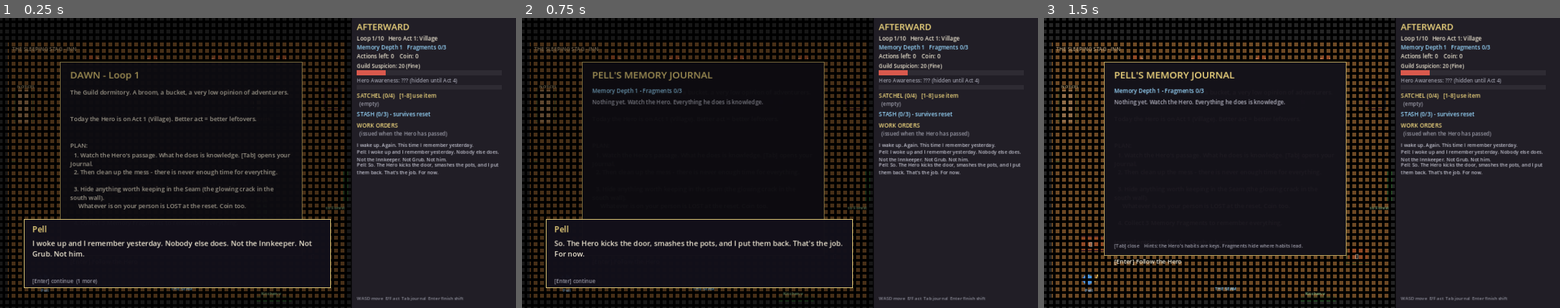
Above: before the commit, frames 1-3 (left to right).
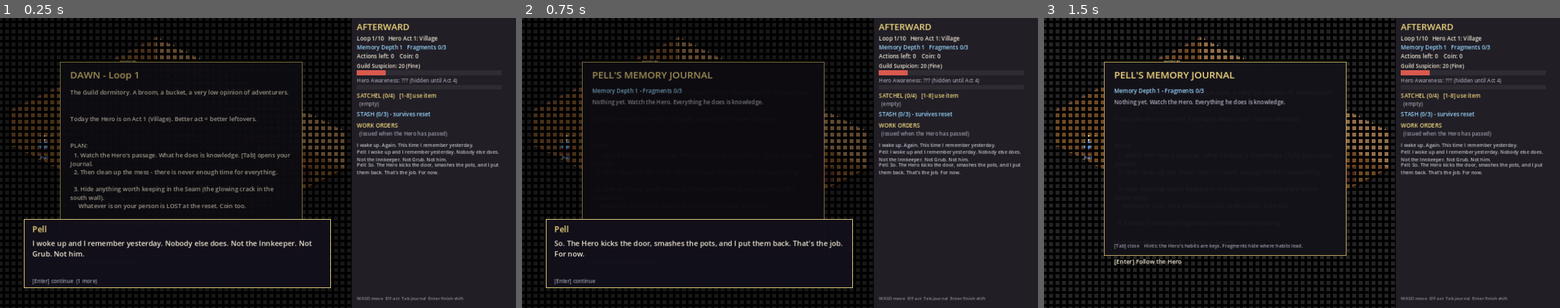
Above: after the commit, the same moments.

Repository: LerkaHalerka/NPC-game
Game: Godot game, scene res://main.tscn
The game is run twice, just before and just after one commit, with the same random seed, the same clock (stepped at 60 frames per second) and the same inputs.
Inputs:
- Up to frame 1 (0.25 s): no input
- Up to frame 2 (0.75 s): tap Enter at 0.5 s; hold D from 0.53 s (still down); tap Tab at 0.6 s
- Up to frame 3 (1.5 s): tap Space at 0.77, 1.25 s; release D at 1.28 s; hold S from 1.28 s (still down); tap Enter at 1.35 s

The runs differ from the first frame. In frame 1, 5.2% of the frame differs, in the area x 1-67%, y 6-97%; in frame 2, 5.2%; in frame 3, 9.0%, in the area x 1-68%, y 6-98%.

Commit message:
Switch drawing to a 2:1 isometric view
Co-Authored-By: Claude Sonnet 5.5 <noreply@anthropic.com>
Claude-Session: https://claude.ai/code/session_013qnoERB8C8baLYTdigbmcm

Diff:
--- a/scripts/main.gd
+++ b/scripts/main.gd
@@ -1086,7 +1086,9 @@
 			if Input.is_physical_key_pressed(KEY_D) or Input.is_physical_key_pressed(KEY_RIGHT):
 				v.x += 1
 			if phase != Phase.DAWN:
-				move_pell(v.normalized() * PELL_SPEED * delta)
+				# keys are screen-relative in the isometric view: W = up-screen = (-1,-1) in room space
+				var wd: Vector2 = Vector2(v.x + v.y, v.y - v.x)
+				move_pell(wd.normalized() * PELL_SPEED * delta)
 				check_doorways()
 	if phase == Phase.PASSAGE and menu == "" and not show_journal and dialogue.is_empty():
 		var hdt: float = delta * (3.0 if Input.is_physical_key_pressed(KEY_SPACE) else 1.0)
@@ -1198,43 +1200,288 @@
 	txt(r.position + Vector2(20, 158), "[Enter] continue" + more, 13, Color(0.6, 0.6, 0.65))
 
 
+# =========================================================== isometric drawing
+## Gameplay (movement, collision, reach) stays in flat room coordinates.
+## Only drawing projects them to a 2:1 isometric view.
+
+const ISO_A := 0.56
+const ISO_B := 0.28
+const ISO_ORIGIN := Vector2(388.0, 140.0)  # screen position of the room's north corner
+const WALL_H := 90.0
+
+
+func iso(p: Vector2, h: float = 0.0) -> Vector2:
+	var q: Vector2 = p - ROOM.position
+	return ISO_ORIGIN + Vector2((q.x - q.y) * ISO_A, (q.x + q.y) * ISO_B - h)
+
+
+func shade(c: Color, f: float) -> Color:
+	return Color(c.r * f, c.g * f, c.b * f, c.a)
+
+
+func d_poly(pts: Array, c: Color) -> void:
+	if shapes_on:
+		cv.draw_colored_polygon(PackedVector2Array(pts), c)
+
+
+func ellipse_pts(c: Vector2, rx: float, ry: float) -> Array:
+	var pts: Array = []
+	for i in 16:
+		var a: float = TAU * float(i) / 16.0
+		pts.append(c + Vector2(cos(a) * rx, sin(a) * ry))
+	return pts
+
+
+func cuboid(center: Vector2, size: Vector2, h: float, top: Color, z0: float = 0.0, outline: bool = true) -> void:
+	var x0: float = center.x - size.x / 2.0
+	var x1: float = center.x + size.x / 2.0
+	var y0: float = center.y - size.y / 2.0
+	var y1: float = center.y + size.y / 2.0
+	d_poly([iso(Vector2(x0, y1), h), iso(Vector2(x1, y1), h), iso(Vector2(x1, y1), z0), iso(Vector2(x0, y1), z0)], shade(top, 0.74))
+	d_poly([iso(Vector2(x1, y1), h), iso(Vector2(x1, y0), h), iso(Vector2(x1, y0), z0), iso(Vector2(x1, y1), z0)], shade(top, 0.52))
+	var tp: Array = [iso(Vector2(x0, y0), h), iso(Vector2(x1, y0), h), iso(Vector2(x1, y1), h), iso(Vector2(x0, y1), h)]
+	d_poly(tp, top)
+	if outline and shapes_on:
+		tp.append(tp[0])
+		cv.draw_polyline(PackedVector2Array(tp), shade(top, 0.35), 1.0)
+
+
+func cylinder(center: Vector2, r: float, h: float, top: Color) -> void:
+	var c0: Vector2 = iso(center)
+	var rx: float = r * ISO_A * 1.414
+	var ry: float = r * ISO_B * 1.414
+	var side: Color = shade(top, 0.65)
+	d_poly(ellipse_pts(c0, rx, ry), side)
+	d_poly([c0 + Vector2(-rx, 0), c0 + Vector2(rx, 0), c0 + Vector2(rx, -h), c0 + Vector2(-rx, -h)], side)
+	d_poly(ellipse_pts(c0 + Vector2(0, -h), rx, ry), top)
+
+
+func person(p: Vector2, body: Color, r: float, tall: float) -> void:
+	var c: Vector2 = iso(p)
+	d_poly(ellipse_pts(c, r * 1.5, r * 0.75), Color(0, 0, 0, 0.35))
+	d_circle(c + Vector2(0, -tall * 0.45), r, body)
+	d_circle(c + Vector2(0, -tall), r * 0.7, Color(0.98, 0.85, 0.7))
+
+
 func draw_world() -> void:
 	var inn: bool = cur_room == "inn"
-	box(ROOM, Color(0.36, 0.27, 0.19) if inn else Color(0.42, 0.42, 0.45), Color(0.15, 0.1, 0.07))
-	for i in range(1, 8):
-		d_line(Vector2(ROOM.position.x, ROOM.position.y + i * 80), Vector2(ROOM.end.x, ROOM.position.y + i * 80), Color(0.3, 0.22, 0.15) if inn else Color(0.33, 0.33, 0.36), 1.0)
-	txt(Vector2(30, 82), "THE SLEEPING STAG - INN" if inn else "INN KITCHEN", 13, Color(0.7, 0.6, 0.45))
-	if inn:
-		d_circle(GRUB_SPAWN, 26.0, Color(0.3, 0.22, 0.15))
-		txt(GRUB_SPAWN + Vector2(-22, 44), "(spawn)", 11, Color(0.55, 0.45, 0.35))
-		box(Rect2(ROOM.end.x - 8, 380, 10, 80), Color(0.2, 0.3, 0.2))
-		txt(Vector2(ROOM.end.x - 52, 475), "to Forest", 11, Color(0.55, 0.7, 0.5))
-		box(Rect2(DOORWAY_X - 45, ROOM.end.y - 6, 90, 8), Color(0.2, 0.3, 0.2))
-		txt(Vector2(DOORWAY_X - 32, ROOM.end.y - 12), "Kitchen v", 11, Color(0.6, 0.8, 0.55))
-	else:
-		box(Rect2(DOORWAY_X - 45, ROOM.position.y - 2, 90, 8), Color(0.2, 0.3, 0.2))
-		txt(Vector2(DOORWAY_X - 22, ROOM.position.y + 20), "Inn ^", 11, Color(0.6, 0.8, 0.55))
+	var floor_col: Color = Color(0.46, 0.32, 0.2) if inn else Color(0.5, 0.5, 0.5)
+	var wall_col: Color = Color(0.6, 0.45, 0.32) if inn else Color(0.66, 0.66, 0.66)
+	draw_room_shell(floor_col, wall_col, inn)
+	var items: Array = []
 	for id in objs:
-		if objs[id].room == cur_room:
-			draw_obj(objs[id])
+		var o: Dictionary = objs[id]
+		if o.room != cur_room or o.type == "door":
+			continue
+		if o.type in ["counter", "stove", "ktable", "innkeeper"]:
+			# long furniture is drawn in chunks so people can walk in front of / behind it
+			var long_x: bool = o.size.x >= o.size.y
+			var n: int = maxi(1, ceili((o.size.x if long_x else o.size.y) / 56.0))
+			for k in n:
+				var f: float = (float(k) + 0.5) / float(n) - 0.5
+				var cc: Vector2 = o.pos + (Vector2(o.size.x * f, 0) if long_x else Vector2(0, o.size.y * f))
+				var cs: Vector2 = Vector2(o.size.x / float(n), o.size.y) if long_x else Vector2(o.size.x, o.size.y / float(n))
+				items.append({"d": cc.x + cc.y + (cs.x + cs.y) * 0.5, "k": "chunk", "o": o, "c": cc, "s": cs})
+		else:
+			items.append({"d": o.pos.x + o.pos.y + (o.size.x + o.size.y) * 0.5, "k": "obj", "o": o})
 	for fi in floor_items:
 		if fi.room == cur_room:
-			draw_floor_item(fi)
+			items.append({"d": fi.pos.x + fi.pos.y, "k": "floor", "f": fi})
 	if phase == Phase.PASSAGE and hero_room == cur_room:
-		d_circle(hero_pos, 17.0, Color(0.95, 0.8, 0.2))
-		d_circle(hero_pos + Vector2(0, -22), 9.0, Color(0.98, 0.88, 0.7))
-		txt(hero_pos + Vector2(-16, 36), "HERO", 11, Color(1, 0.9, 0.4))
+		items.append({"d": hero_pos.x + hero_pos.y + 2.0, "k": "hero"})
 	if not in_cart:
-		d_circle(pell, 13.0, Color(0.3, 0.55, 0.85))
-		d_line(pell + Vector2(10, 12), pell + Vector2(26, -14), Color(0.8, 0.65, 0.3), 3.0)
-		txt(pell + Vector2(-9, 30), "Pell", 11, Color(0.6, 0.8, 1))
+		items.append({"d": pell.x + pell.y + 2.0, "k": "pell"})
+	items.sort_custom(func(a: Dictionary, b: Dictionary) -> bool: return a.d < b.d)
+	for it in items:
+		match it.k:
+			"obj":
+				draw_obj(it.o)
+			"chunk":
+				draw_chunk(it.o, it.c, it.s)
+			"floor":
+				draw_floor_item(it.f)
+			"hero":
+				person(hero_pos, Color(0.95, 0.8, 0.2), 12.0, 40.0)
+			"pell":
+				person(pell, Color(0.3, 0.55, 0.85), 10.0, 32.0)
+				d_line(iso(pell) + Vector2(8, -12), iso(pell) + Vector2(20, -38), Color(0.8, 0.65, 0.3), 3.0)
+	draw_marker()
+	draw_labels()
+
+
+func draw_room_shell(floor_col: Color, wall_col: Color, inn: bool) -> void:
+	var r0: Vector2 = ROOM.position
+	var W: float = ROOM.size.x
+	var Hh: float = ROOM.size.y
+	d_poly([iso(r0), iso(r0 + Vector2(W, 0)), iso(r0 + Vector2(W, 0), WALL_H), iso(r0, WALL_H)], shade(wall_col, 0.86))
+	d_poly([iso(r0), iso(r0 + Vector2(0, Hh)), iso(r0 + Vector2(0, Hh), WALL_H), iso(r0, WALL_H)], shade(wall_col, 0.62))
+	d_line(iso(r0, WALL_H), iso(r0 + Vector2(W, 0), WALL_H), shade(wall_col, 1.1), 3.0)
+	d_line(iso(r0, WALL_H), iso(r0 + Vector2(0, Hh), WALL_H), shade(wall_col, 0.8), 3.0)
+	for i in 11:
+		for j in 8:
+			var x0: float = float(i) * 80.0
+			var y0: float = float(j) * 80.0
+			var x1: float = minf(x0 + 80.0, W)
+			var y1: float = minf(y0 + 80.0, Hh)
+			var col: Color = floor_col if (i + j) % 2 == 0 else shade(floor_col, 0.9)
+			d_poly([iso(r0 + Vector2(x0, y0)), iso(r0 + Vector2(x1, y0)), iso(r0 + Vector2(x1, y1)), iso(r0 + Vector2(x0, y1))], col)
+	var edge: Color = Color(0.1, 0.07, 0.05)
+	d_line(iso(r0 + Vector2(W, 0)), iso(r0 + Vector2(W, Hh)), edge, 3.0)
+	d_line(iso(r0 + Vector2(0, Hh)), iso(r0 + Vector2(W, Hh)), edge, 3.0)
+	if inn:
+		var d: Dictionary = objs.get("door", {})
+		if not d.is_empty():
+			var ok: bool = d.state == "ok"
+			var dy0: float = d.pos.y - 40.0
+			var dy1: float = d.pos.y + 40.0
+			d_poly([iso(Vector2(r0.x, dy0)), iso(Vector2(r0.x, dy1)), iso(Vector2(r0.x, dy1), 66.0), iso(Vector2(r0.x, dy0), 66.0)], Color(0.5, 0.33, 0.16) if ok else Color(0.22, 0.13, 0.09))
+			if not ok:
+				d_line(iso(Vector2(r0.x, dy0 + 10), 60.0), iso(Vector2(r0.x, dy1 - 14), 14.0), Color(0.05, 0.03, 0.02), 2.0)
+		d_poly(ellipse_pts(iso(GRUB_SPAWN), 40.0, 20.0), shade(floor_col, 0.7))
+		d_poly([iso(Vector2(ROOM.end.x - 14, 380)), iso(Vector2(ROOM.end.x, 380)), iso(Vector2(ROOM.end.x, 460)), iso(Vector2(ROOM.end.x - 14, 460))], Color(0.25, 0.45, 0.25))
+		d_poly([iso(Vector2(DOORWAY_X - 45, ROOM.end.y - 14)), iso(Vector2(DOORWAY_X + 45, ROOM.end.y - 14)), iso(Vector2(DOORWAY_X + 45, ROOM.end.y)), iso(Vector2(DOORWAY_X - 45, ROOM.end.y))], Color(0.25, 0.45, 0.25))
+		d_line(iso(Vector2(390, 684)), iso(Vector2(510, 684)), Color(0.3, 0.55, 0.8), 6.0)
+		d_line(iso(Vector2(390, 684)), iso(Vector2(510, 684)), Color(0.75, 0.93, 1.0), 2.0)
+	else:
+		d_poly([iso(Vector2(DOORWAY_X - 45, r0.y)), iso(Vector2(DOORWAY_X + 45, r0.y)), iso(Vector2(DOORWAY_X + 45, r0.y), 66.0), iso(Vector2(DOORWAY_X - 45, r0.y), 66.0)], Color(0.22, 0.4, 0.22))
+
+
+func draw_chunk(o: Dictionary, c: Vector2, s: Vector2) -> void:
+	match o.type:
+		"counter":
+			cuboid(c, s, 30.0, Color(0.42, 0.42, 0.42))
+		"stove":
+			cuboid(c, s, 56.0, Color(0.3, 0.3, 0.3))
+		"ktable":
+			cuboid(c, s, 26.0, Color(0.5, 0.4, 0.3))
+		"innkeeper":
+			cuboid(c, s, 30.0, Color(0.42, 0.26, 0.14))
+			if c.distance_to(o.pos) < 30.0:
+				person(o.pos + Vector2(0, -34), Color(0.7, 0.3, 0.3), 10.0, 36.0)
+
+
+func draw_obj(o: Dictionary) -> void:
+	var p: Vector2 = o.pos
+	match o.type:
+		"pot":
+			if o.state == "full":
+				cylinder(p, 17.0, 30.0, Color(0.68, 0.42, 0.26))
+			else:
+				cylinder(p, 17.0, 7.0, Color(0.3, 0.2, 0.14))
+				d_line(iso(p + Vector2(-12, 12), 2.0), iso(p + Vector2(14, -10), 8.0), Color(0.5, 0.3, 0.2), 3.0)
+		"chest":
+			var open: bool = o.state == "open"
+			if open:
+				cuboid(p, o.size, 16.0, Color(0.2, 0.13, 0.08))
+				cuboid(p + Vector2(0, -22), Vector2(o.size.x, 6.0), 36.0, Color(0.45, 0.3, 0.14), 10.0)
+			else:
+				cuboid(p, o.size, 22.0, Color(0.55, 0.38, 0.17))
+				d_line(iso(p + Vector2(0, -o.size.y / 2.0), 22.0), iso(p + Vector2(0, o.size.y / 2.0), 22.0), Color(0.85, 0.7, 0.25), 3.0)
+		"grub":
+			var c: Vector2 = iso(p)
+			d_poly(ellipse_pts(c, 20.0, 10.0), Color(0, 0, 0, 0.35))
+			var gc: Color = Color(0.4, 0.72, 0.3) if o.state == "ok" else Color(0.3, 0.45, 0.25)
+			d_circle(c + Vector2(0, -12), 14.0, gc)
+			d_circle(c + Vector2(-5, -15), 2.0, Color(0.05, 0.1, 0.02))
+			d_circle(c + Vector2(5, -15), 2.0, Color(0.05, 0.1, 0.02))
+		"board":
+			cuboid(p, o.size, 66.0, Color(0.52, 0.38, 0.22), 14.0)
+			cuboid(p + Vector2(0, 0), Vector2(6.0, 8.0), 14.0, Color(0.35, 0.25, 0.15))
+			if o.state != "empty":
+				d_poly([iso(p + Vector2(8, -12), 52.0), iso(p + Vector2(8, 12), 52.0), iso(p + Vector2(8, 12), 30.0), iso(p + Vector2(8, -12), 30.0)], Color(0.96, 0.93, 0.8))
+		"barrel":
+			cylinder(p, 18.0, 42.0, Color(0.5, 0.33, 0.16))
+			if o.state == "kicked":
+				d_line(iso(p + Vector2(30, 24), 0.0), iso(p + Vector2(34, -24), 60.0), Color(0.6, 0.88, 1.0), 4.0)
+		"table":
+			cuboid(p, o.size, 26.0, Color(0.52, 0.36, 0.2))
+			if o.state == "gift":
+				cuboid(p, Vector2(18.0, 18.0), 12.0, Color(0.85, 0.3, 0.4), 26.0)
+		"cart":
+			cuboid(p, o.size, 22.0, Color(0.4, 0.46, 0.52))
+			cuboid(p, o.size - Vector2(10, 8), 10.0, Color(0.22, 0.25, 0.3), 14.0, false)
+
+
+func draw_floor_item(fi: Dictionary) -> void:
+	var it: Dictionary = fi.item
+	var col: Color = Color(1, 0.85, 0.2) if it.kind == "coin" else Color(0.9, 0.9, 1.0)
+	if it.kind == "knowledge":
+		col = Color(0.7, 1.0, 0.8)
+	cuboid(fi.pos, Vector2(14, 14), 8.0, col)
+
+
+func draw_marker() -> void:
+	## Bobbing arrow over the thing the E / F prompt refers to.
+	if not (phase == Phase.SHIFT or phase == Phase.PASSAGE):
+		return
+	for t in reach_list():
+		var lb: Array = labels(t)
+		if lb[0] == "" and lb[1] == "":
+			continue
+		var pos: Vector2 = t.ref.pos
+		var top: float = 70.0 if t.kind == "obj" else 24.0
+		var bob: float = sin(float(Time.get_ticks_msec()) / 160.0) * 3.0
+		var a: Vector2 = iso(pos, top + 14.0) + Vector2(0, bob)
+		d_poly([a + Vector2(-8, -10), a + Vector2(8, -10), a], Color(1, 0.92, 0.3))
+		return
+
+
+func draw_labels() -> void:
+	for id in objs:
+		var o: Dictionary = objs[id]
+		if o.room != cur_room:
+			continue
+		var p: Vector2 = o.pos
+		match o.type:
+			"pot":
+				if o.state == "broken" and phase == Phase.SHIFT:
+					txt(iso(p, 20.0) + Vector2(-20, 0), "broken", 11, Color(0.95, 0.5, 0.4))
+			"chest":
+				if o.state == "open" and o.item != null:
+					txt(iso(p, 52.0) + Vector2(-40, 0), String(o.item.name), 11, Color(1, 0.9, 0.5))
+				if o.gap:
+					txt(iso(p, 40.0) + Vector2(-16, 0), "GAP!", 12, Color(1, 0.4, 0.4))
+			"door":
+				if o.state == "broken":
+					txt(iso(Vector2(ROOM.position.x, p.y), 76.0) + Vector2(-14, 0), "broken", 11, Color(0.95, 0.5, 0.4))
+			"grub":
+				txt(iso(p, 34.0) + Vector2(-18, 0), "Grub" + (" (out cold)" if o.state == "out" else ""), 11, Color(0.7, 0.95, 0.6))
+			"board":
+				txt(iso(p, 84.0) + Vector2(-24, 0), "NOTICES", 10, Color(0.9, 0.8, 0.55))
+			"barrel":
+				if o.state == "kicked":
+					txt(iso(p, 70.0) + Vector2(-14, 0), "crack", 11, Color(0.6, 0.88, 1.0))
+			"table":
+				txt(iso(p, 40.0) + Vector2(-26, 0), "gift table" if o.state == "empty" else "gift!", 11, Color(0.95, 0.85, 0.65))
+			"cart":
+				txt(iso(p, 30.0) + Vector2(-14, 0), "CART", 11, Color(0.85, 0.9, 0.95))
+			"innkeeper":
+				txt(iso(p + Vector2(0, -34), 58.0) + Vector2(-44, 0), "INNKEEPER'S BAR", 11, Color(1, 0.88, 0.6))
+			"counter", "stove", "ktable":
+				txt(iso(p, 56.0 if o.type == "stove" else 40.0) + Vector2(-24, 0), String(o.type).to_upper(), 10, Color(0.85, 0.85, 0.9))
+	for fi in floor_items:
+		if fi.room == cur_room and pell.distance_to(fi.pos) < 120.0:
+			txt(iso(fi.pos, 22.0) + Vector2(-30, 0), String(fi.item.name), 11, Color(1, 1, 1))
+	if cur_room == "inn":
+		txt(iso(Vector2(450, 684), 4.0) + Vector2(-26, 22), "THE SEAM", 11, Color(0.7, 0.92, 1.0))
+		txt(iso(Vector2(DOORWAY_X, ROOM.end.y), 0.0) + Vector2(-26, 18), "Kitchen v", 11, Color(0.7, 0.9, 0.6))
+		txt(iso(Vector2(ROOM.end.x, 420), 0.0) + Vector2(-14, 24), "to Forest", 11, Color(0.6, 0.8, 0.55))
+		txt(iso(ROOM.position, 0.0) + Vector2(20, 0), "THE SLEEPING STAG - INN", 13, Color(0.85, 0.75, 0.6))
+	else:
+		txt(iso(Vector2(DOORWAY_X, ROOM.position.y), 74.0) + Vector2(-14, 0), "Inn ^", 11, Color(0.7, 0.9, 0.6))
+		txt(iso(ROOM.position, 0.0) + Vector2(20, 0), "INN KITCHEN", 13, Color(0.85, 0.8, 0.7))
+	if phase == Phase.PASSAGE and hero_room == cur_room:
+		txt(iso(hero_pos, 44.0) + Vector2(-16, 14), "HERO", 11, Color(1, 0.9, 0.4))
+	if not in_cart:
+		txt(iso(pell, 0.0) + Vector2(-9, 20), "Pell", 11, Color(0.6, 0.8, 1))
 
 
 func draw_world_hud() -> void:
 	## Crisp (non-pixelated) bits that sit on top of the world.
 	if phase == Phase.PASSAGE and hero_room == cur_room and bark_time > 0.0:
-		box(Rect2(hero_pos + Vector2(-8, -78), Vector2(font.get_string_size(bark_text, HORIZONTAL_ALIGNMENT_LEFT, -1, 13).x + 14, 24)), Color(1, 1, 1, 0.92))
-		txt(hero_pos + Vector2(-1, -61), bark_text, 13, Color(0.1, 0.1, 0.1))
+		var bp: Vector2 = iso(hero_pos, 66.0)
+		box(Rect2(bp + Vector2(-8, -24), Vector2(font.get_string_size(bark_text, HORIZONTAL_ALIGNMENT_LEFT, -1, 13).x + 14, 24)), Color(1, 1, 1, 0.92))
+		txt(bp + Vector2(-1, -7), bark_text, 13, Color(0.1, 0.1, 0.1))
 	if phase == Phase.SHIFT or phase == Phase.PASSAGE:
 		var list: Array = reach_list()
 		for t in list:
@@ -1252,76 +1499,6 @@
 		box(Rect2(Vector2(240, 66), Vector2(470, 24)), Color(0, 0, 0, 0.6))
 		var where: String = "" if hero_room == cur_room else "  (Hero is in the %s)" % hero_room
 		txt(Vector2(248, 84), "HERO'S PASSAGE - watch, hide. [Space] fast-forward" + where, 13)
-
-
-func draw_obj(o: Dictionary) -> void:
-	var p: Vector2 = o.pos
-	match o.type:
-		"pot":
-			if o.state == "full":
-				d_circle(p, 18.0, Color(0.65, 0.4, 0.25))
-				d_circle(p + Vector2(0, -12), 10.0, Color(0.5, 0.3, 0.2))
-			else:
-				d_circle(p, 18.0, Color(0.25, 0.17, 0.12), false, 2.0)
-				txt(p + Vector2(-14, 4), "x_x", 12, Color(0.7, 0.4, 0.3))
-				if phase == Phase.SHIFT:
-					txt(p + Vector2(-20, -24), "broken", 11, Color(0.9, 0.5, 0.4))
-		"chest":
-			var open: bool = o.state == "open"
-			box(Rect2(p - Vector2(28, 18), Vector2(56, 36)), Color(0.5, 0.35, 0.15) if not open else Color(0.35, 0.25, 0.12), Color(0.2, 0.12, 0.05))
-			if open:
-				txt(p + Vector2(-26, -24), "open", 11, Color(0.9, 0.8, 0.5))
-				if o.item != null:
-					txt(p + Vector2(-34, 38), String(o.item.name), 11, Color(1, 0.9, 0.5))
-			elif phase != Phase.SHIFT:
-				txt(p + Vector2(-8, 5), "[]", 12)
-			if o.gap:
-				txt(p + Vector2(-20, 38), "GAP!", 12, Color(1, 0.4, 0.4))
-		"door":
-			box(Rect2(p - Vector2(8, 40), Vector2(16, 80)), Color(0.45, 0.3, 0.15) if o.state == "ok" else Color(0.25, 0.15, 0.1), Color(0.1, 0.06, 0.03))
-			if o.state == "broken":
-				txt(p + Vector2(-8, 58), "broken", 11, Color(0.9, 0.5, 0.4))
-		"grub":
-			var gc: Color = Color(0.4, 0.7, 0.3) if o.state == "ok" else Color(0.3, 0.45, 0.25)
-			d_circle(p, 16.0, gc)
-			txt(p + Vector2(-12, 5), "ò_ó" if o.state == "ok" else "x_x", 12, Color(0.1, 0.2, 0.05))
-			txt(p + Vector2(-14, -22), "Grub" + (" (out cold)" if o.state == "out" else ""), 11, Color(0.7, 0.9, 0.6))
-		"board":
-			box(Rect2(p - Vector2(20, 40), Vector2(40, 80)), Color(0.5, 0.38, 0.22), Color(0.2, 0.13, 0.07))
-			txt(p + Vector2(-17, -46), "NOTICES", 10, Color(0.8, 0.7, 0.5))
-			if o.state != "empty":
-				box(Rect2(p - Vector2(12, 20), Vector2(24, 30)), Color(0.95, 0.92, 0.8))
-		"barrel":
-			box(Rect2(p - Vector2(20, 26), Vector2(40, 52)), Color(0.45, 0.3, 0.15), Color(0.15, 0.1, 0.05))
-			if o.state == "kicked":
-				d_line(p + Vector2(34, -30), p + Vector2(30, 30), Color(0.6, 0.85, 1.0), 3.0)
-				txt(p + Vector2(-30, 44), "crack", 11, Color(0.6, 0.85, 1.0))
-		"table":
-			box(Rect2(p - Vector2(34, 22), Vector2(68, 44)), Color(0.5, 0.35, 0.2), Color(0.2, 0.12, 0.05))
-			txt(p + Vector2(-26, 5), "gift table" if o.state == "empty" else "gift!", 11, Color(0.9, 0.8, 0.6))
-		"seam":
-			d_line(p + Vector2(-60, 0), p + Vector2(60, 0), Color(0.6, 0.85, 1.0), 2.0)
-			txt(p + Vector2(-26, -8), "THE SEAM", 11, Color(0.6, 0.85, 1.0))
-		"innkeeper":
-			box(Rect2(p - o.size / 2.0, o.size), Color(0.35, 0.22, 0.12), Color(0.15, 0.08, 0.04))
-			d_circle(p + Vector2(0, -34), 12.0, Color(0.9, 0.75, 0.6))
-			txt(p + Vector2(-60, 5), "BAR - INNKEEPER", 11, Color(0.95, 0.85, 0.6))
-		"counter", "stove", "ktable":
-			box(Rect2(p - o.size / 2.0, o.size), Color(0.3, 0.3, 0.34), Color(0.12, 0.12, 0.14))
-			txt(p + Vector2(-24, 4), String(o.type).to_upper(), 11, Color(0.75, 0.75, 0.8))
-		"cart":
-			box(Rect2(p - Vector2(30, 18), Vector2(60, 36)), Color(0.35, 0.4, 0.45), Color(0.15, 0.17, 0.2))
-			txt(p + Vector2(-24, 5), "CART" if not in_cart else "(you)", 11, Color(0.8, 0.85, 0.9))
-
-
-func draw_floor_item(fi: Dictionary) -> void:
-	var it: Dictionary = fi.item
-	var col: Color = Color(1, 0.85, 0.2) if it.kind == "coin" else Color(0.9, 0.9, 1.0)
-	if it.kind == "knowledge":
-		col = Color(0.7, 1.0, 0.8)
-	d_rect(Rect2(fi.pos - Vector2(7, 7), Vector2(14, 14)), col, true)
-	if pell.distance_to(fi.pos) < 120.0:
-		txt(fi.pos + Vector2(-30, -12), String(it.name), 11, Color(1, 1, 1))
 
 
 func draw_panel() -> void:
Not shown, changed: README.md
